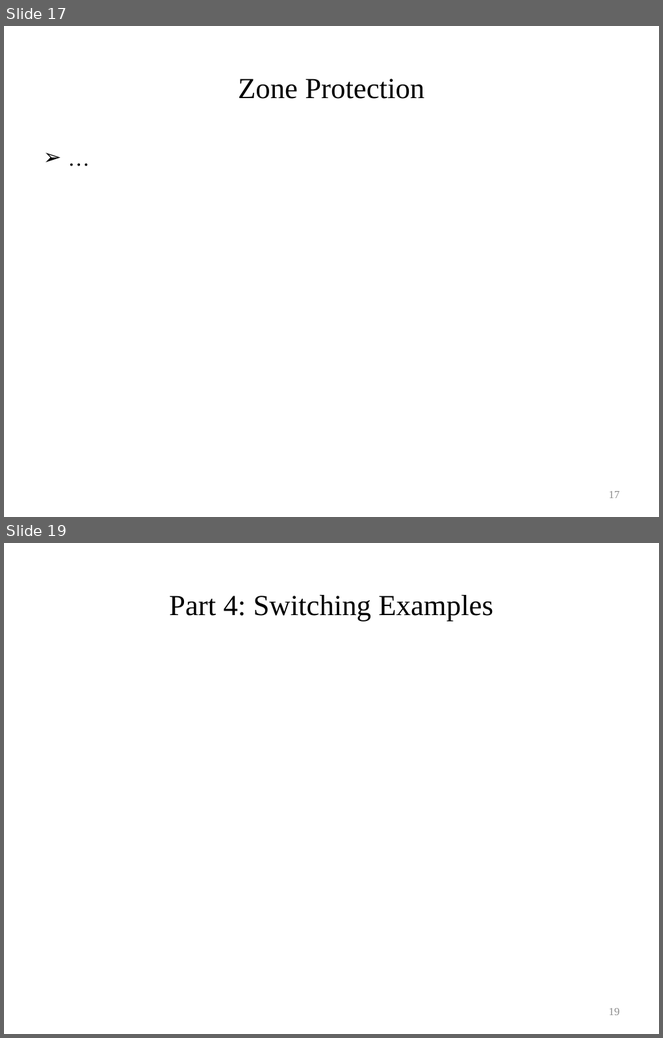
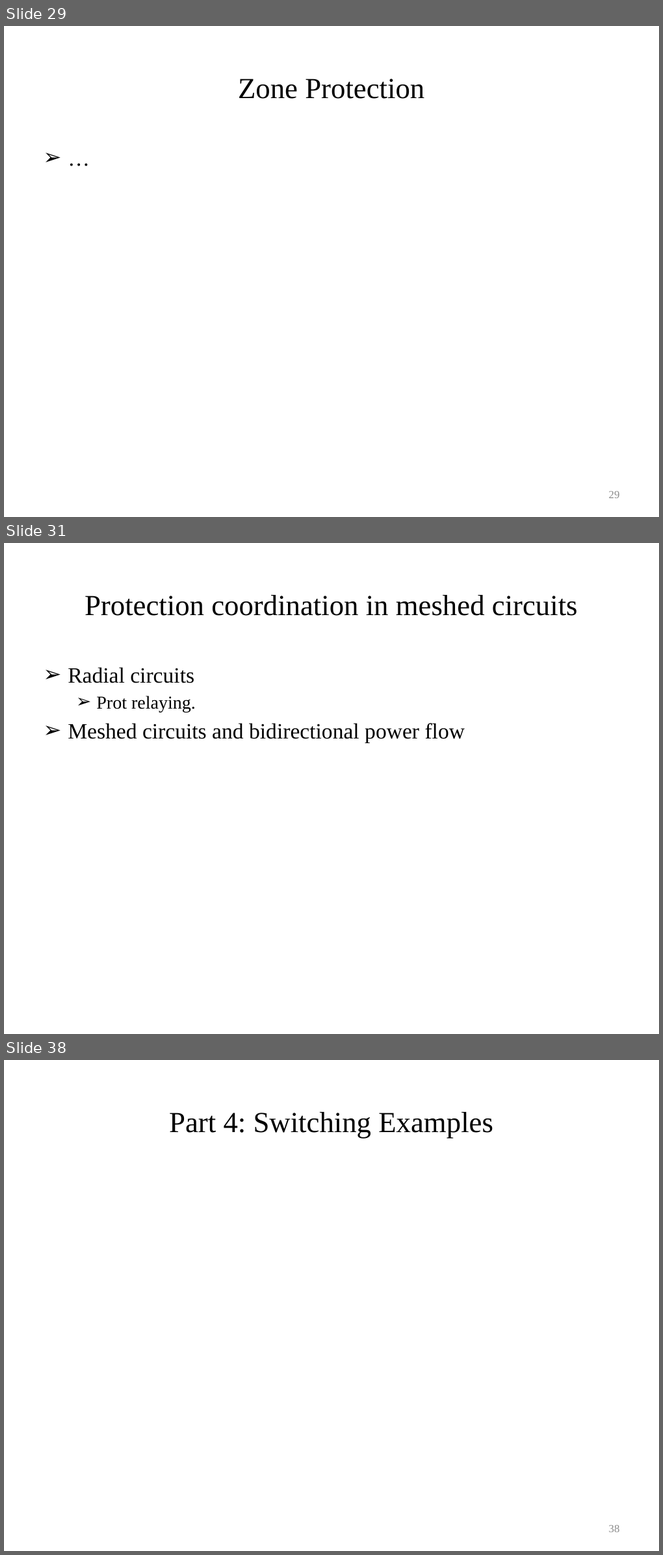
Before and after one commit to gridlab-d/course, a slide deck: University of Washington Class/Module 9 - Automated switching and reconfiguration.pptx. Shown one above the other, each under a label of ours: slides 17 and 19 before the commit, slides 29, 31 and 38 after it; the slides between them are not shown. The pictures are 663x1038 and 663x1555 pixels, drawn with LibreOffice and Linux fonts; fonts in the diff are those of the drawing. Boxes give left, top, right and bottom in pixels: in the first picture for what was removed or moved away, otherwise in the second. Text is boxed around its words. In the diff, an @@ line names an element or a change of style, - is before the commit and + after.

```diff
--- a/University of Washington Class/Module 9 - Automated switching and reconfiguration.pptx
+++ b/University of Washington Class/Module 9 - Automated switching and reconfiguration.pptx
@@ slide 31 added at <box>4,543,659,1034</box>, background #FFFFFF @@
@@ title added at <box>85,595,578,616</box>, 32 pt, text #000000 @@
+Protection coordination in meshed circuits
@@ text added at <box>68,667,466,743</box>, 24 pt, text #000000 @@
+➢ Radial circuits
+  ➢ Prot relaying.
+➢ Meshed circuits and bidirectional power flow
@@ what was slide 17 is now slide 29 @@
@@ page number at <box>609,491,620,499</box>: text changed @@
-17
+29
@@ what was slide 19 is now slide 38 @@
@@ page number at <box>609,1525,620,1533</box>: text changed @@
-19
+38
```
Also in this commit, not shown: 4 slides changed, 18 other slides added.
